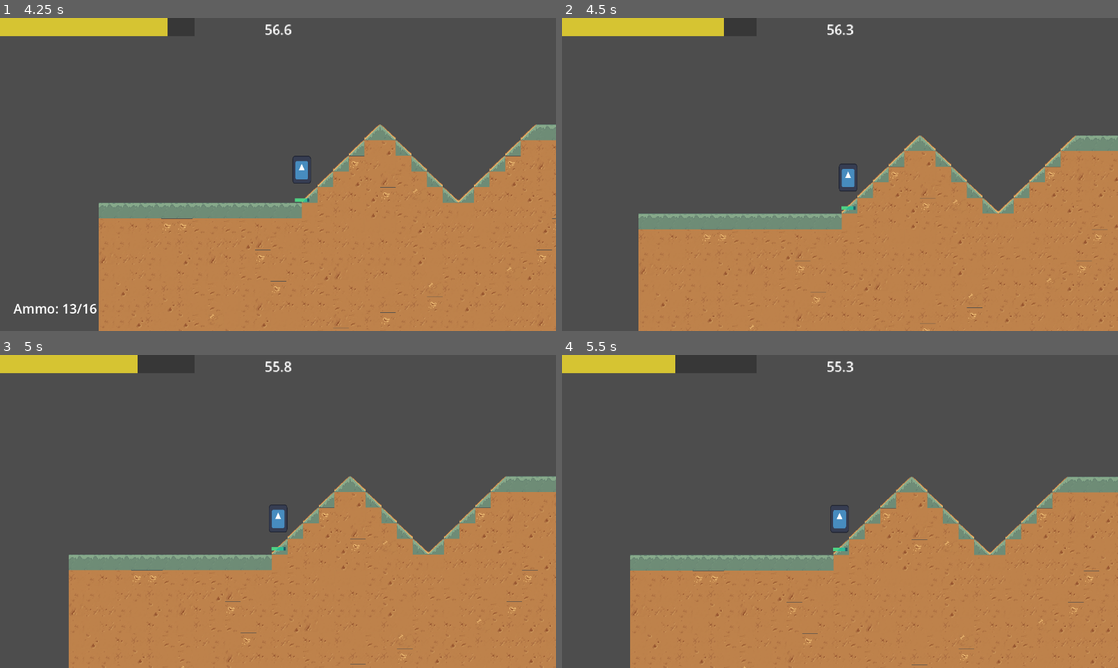
Above: before the commit, frames 1-4 (two rows, left to right).
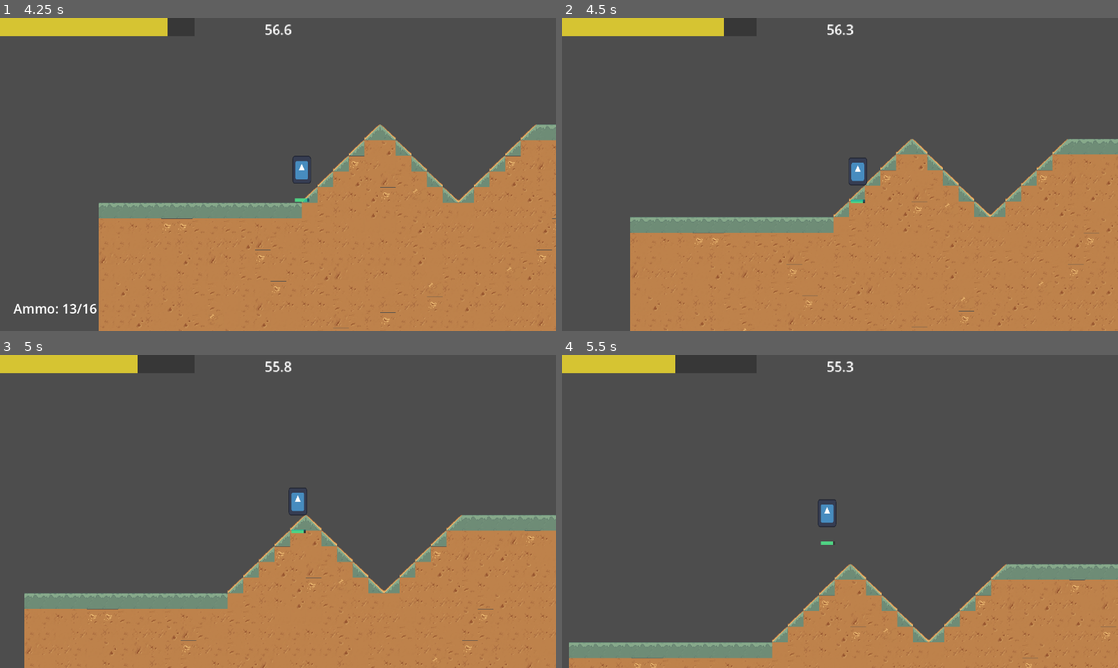
Above: after the commit, the same moments.

Repository: dzfrias/gladiator
Game: Godot game, scene res://scenes/test_scene.tscn
Same seed, same stepped clock (60 frames per second), same inputs: the game is played once before the commit and once after it. The engine's default icon, where the game draws it, is replaced by a stand-in: a white triangle on a blue panel in a dark square.
Inputs (mouse positions are in pixels of both pictures, inside the frame that each line leads up to):
- Up to frame 1 (4.25 s): click "Enter Mission" at 0.5 s; move the mouse to (400, 158) at 1.27 s; hold S (crouch) 1.28-2.03 s; hold D (right) 1.28-2.78 s; tap Space (jump) at 1.52, 1.82, 2.27, 2.57, 3.77, 4.07 s; move the mouse to (166, 190) at 2.02 s; tap S (crouch) at 2.1, 3.05, 3.8 s; move the mouse to (333, 105) at 2.77 s; press the mouse at (333, 105) at 2.78 s; hold A (left) 2.78-3.53 s; move the mouse to (250, 237) at 3.52 s; release the mouse at (250, 237) at 3.53 s; hold D (right) from 3.53 s (still down); tap E (roll) at 3.6 s
- Up to frame 2 (4.5 s): keep holding D (right); move the mouse to (1006, 221) at 4.27 s; hold Q (toggle_weapon) from 4.28 s (still down)
- Up to frame 3 (5 s): keep holding D (right); keep holding Q (toggle_weapon); tap Space (jump) at 4.52, 4.82 s; tap S (crouch) at 4.55 s
- Up to frame 4 (5.5 s): move the mouse to (673, 464) at 5.02 s; release D (right) at 5.03 s; release Q (toggle_weapon) at 5.03 s; hold A (left) from 5.03 s (still down); tap S (crouch) at 5.1 s; tap Space (jump) at 5.27 s

Frame 1 is identical in both runs. In frame 2, 5.2% of the frame differs, in the area x 12-100%, y 37-100%; in frame 3, 16%; in frame 4, 27%, in the area x 1-100%, y 38-100%.
Error before the commit: Invalid assignment of property or key 'position' with value of type 'Vector2' on a base object of type 'Nil'. (res://scripts/player/player.gd:120)

Commit message:
fix weapon null errors

Diff:
--- a/scripts/player/player.gd
+++ b/scripts/player/player.gd
@@ -77,14 +77,14 @@
 				standing_sprite.visible = false
 				crouching_hitbox.disabled = false
 				crouching_sprite.visible = true
-				_weapon.position = Vector2(crouching_weapon_position.position.x * direction.scalar, crouching_weapon_position.position.y)
+				if _weapon: _weapon.position = Vector2(crouching_weapon_position.position.x * direction.scalar, crouching_weapon_position.position.y)
 			elif !Input.is_action_pressed("crouch") and _is_crouching:
 				_is_crouching = false
 				standing_hitbox.disabled = false
 				standing_sprite.visible = true
 				crouching_hitbox.disabled = true
 				crouching_sprite.visible = false
-				_weapon.position = Vector2(standing_weapon_position.position.x * direction.scalar, standing_weapon_position.position.y)
+				if _weapon: _weapon.position = Vector2(standing_weapon_position.position.x * direction.scalar, standing_weapon_position.position.y)
 
 			if Input.is_action_pressed("left") and Input.is_action_pressed("right"):
 				velocity.x = move_toward(velocity.x, 0, move_acceleration * delta)
@@ -114,10 +114,10 @@
 
 			if _is_crouching:
 				_melee_box.position = Vector2(crouching_weapon_position.position.x * direction.scalar, crouching_weapon_position.position.y)
-				_weapon.position = Vector2(crouching_weapon_position.position.x * direction.scalar, crouching_weapon_position.position.y)
+				if _weapon: _weapon.position = Vector2(crouching_weapon_position.position.x * direction.scalar, crouching_weapon_position.position.y)
 			else:
 				_melee_box.position = Vector2(standing_weapon_position.position.x * direction.scalar, standing_weapon_position.position.y)
-				_weapon.position = Vector2(standing_weapon_position.position.x * direction.scalar, standing_weapon_position.position.y)
+				if _weapon: _weapon.position = Vector2(standing_weapon_position.position.x * direction.scalar, standing_weapon_position.position.y)
 		State.ROLL:
 			velocity.x = roll_speed * $Direction.scalar
 
